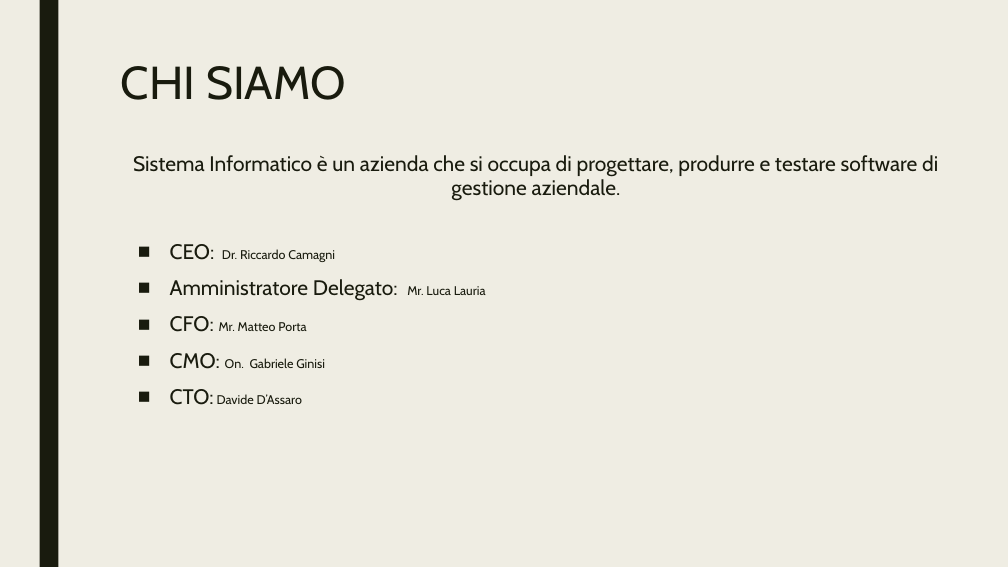
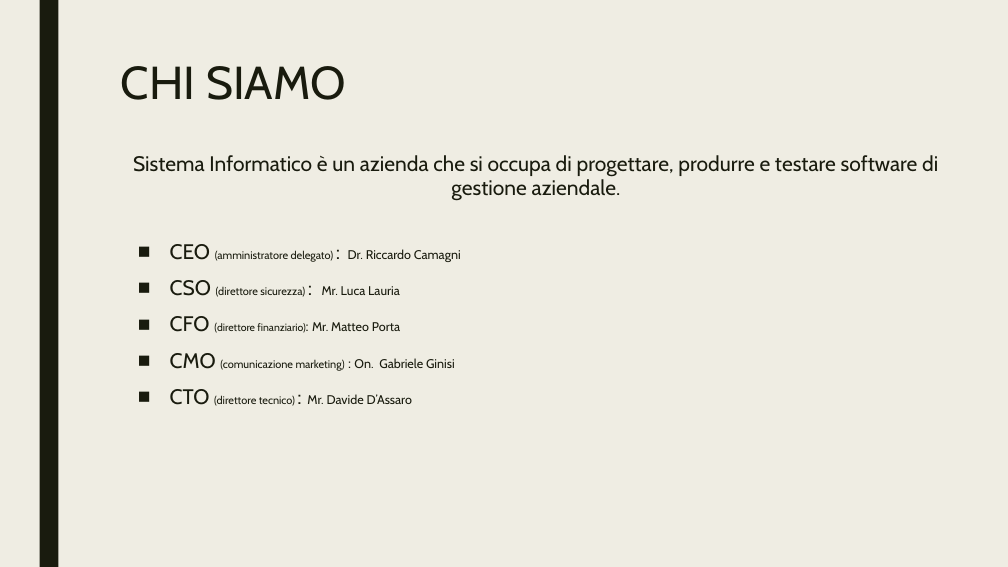
Before and after one commit to CamagniR/GestioneProgetto, a slide deck: slide 2 of DOCUMENTAZIONE/Presentazione GestioneProgetto.pptx. Drawn at 1008x567 pixels with LibreOffice and Linux fonts; fonts in the diff are those of the drawing. Boxes give left, top, right and bottom in pixels: in the first picture for what was removed or moved away, otherwise in the second. Text is boxed around its words. In the diff, an @@ line names an element or a change of style, - is before the commit and + after.

```diff
--- a/DOCUMENTAZIONE/Presentazione GestioneProgetto.pptx
+++ b/DOCUMENTAZIONE/Presentazione GestioneProgetto.pptx
@@ text at [170,244,461,406]: text changed; size 12 to 10.5 pt @@
-■ CEO: Dr. Riccardo Camagni
-■ Amministratore Delegato: Mr. Luca Lauria
-■ CFO: Mr. Matteo Porta
-■ CMO: On. Gabriele Ginisi
-■ CTO: Davide D’Assaro
+■ CEO (amministratore delegato) : Dr. Riccardo Camagni
+■ CSO (direttore sicurezza) : Mr. Luca Lauria
+■ CFO (direttore finanziario): Mr. Matteo Porta
+■ CMO (comunicazione marketing) : On. Gabriele Ginisi
+■ CTO (direttore tecnico) : Mr. Davide D’Assaro
```
Also in this commit, not shown: 7 other slides changed, 2 slides added, 3 other files.
